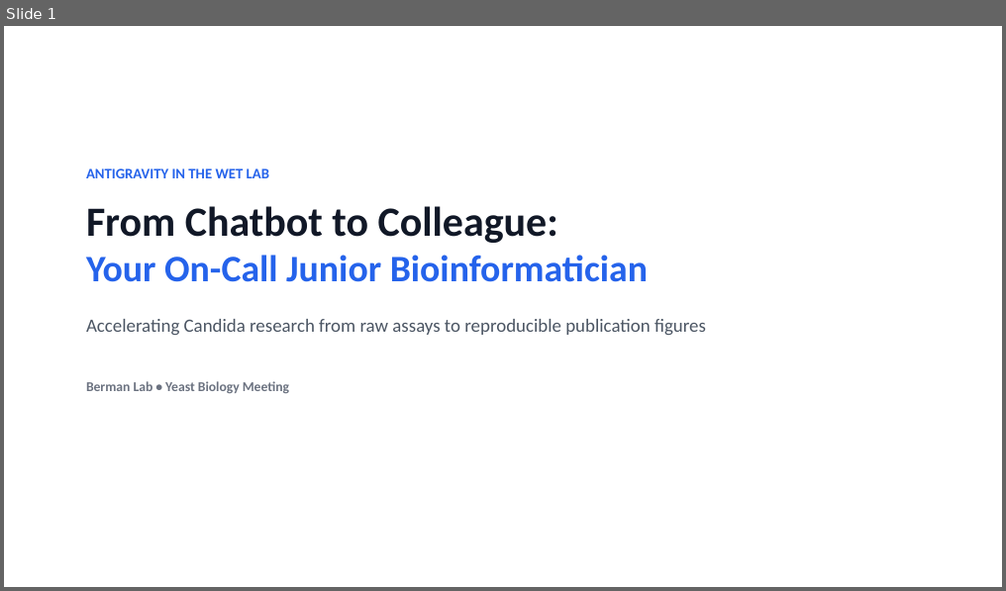
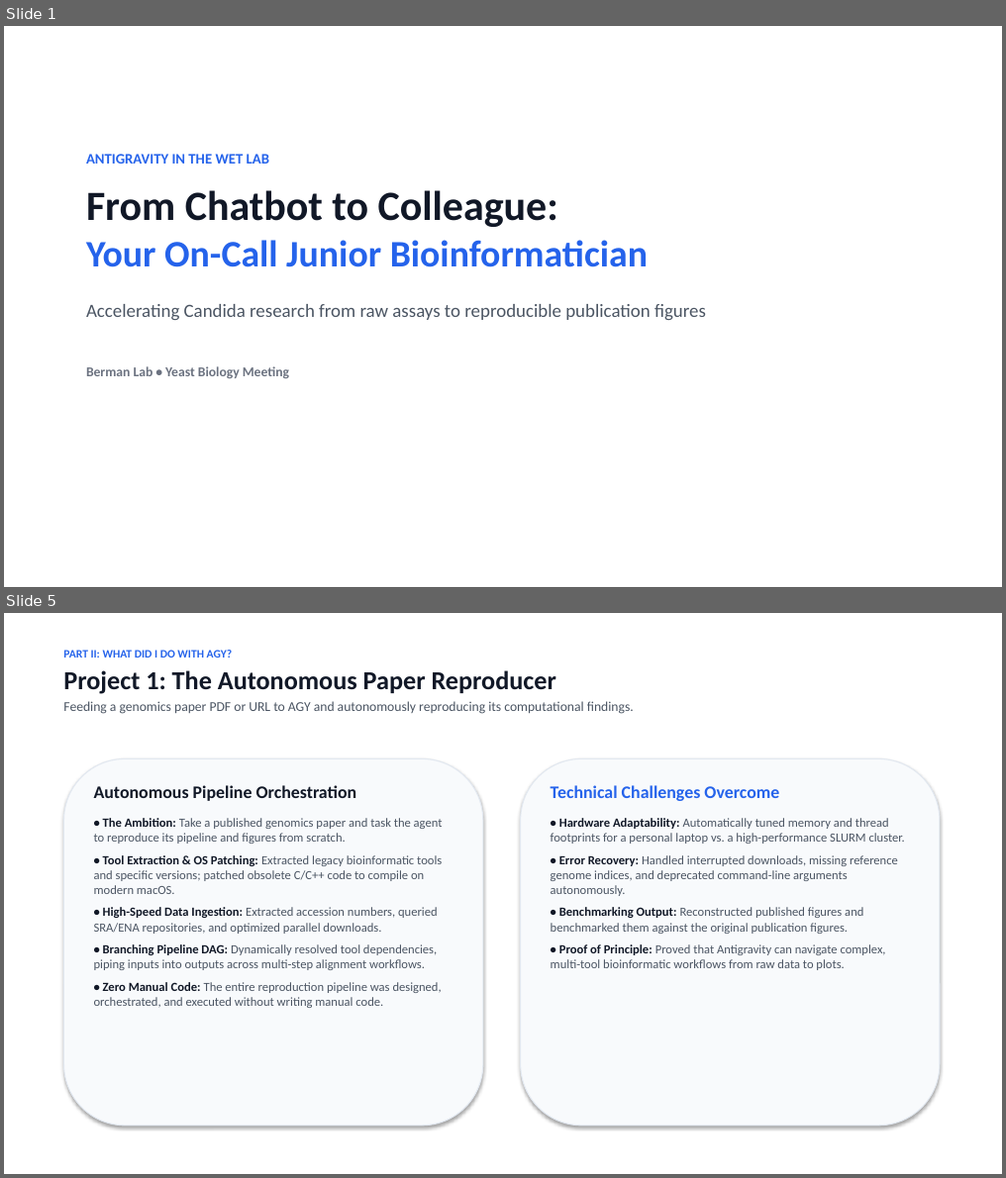
Before and after one commit to berman-lab/antigravity-intoduction-presentation, a slide deck: antigravity_lab_presentation.pptx. Shown one above the other, each under a label of ours: slide 1 before the commit, slides 1 and 5 after it; the slides between them are not shown. The pictures are 1006x591 and 1006x1178 pixels, drawn with LibreOffice and Linux fonts; fonts in the diff are those of the drawing. Boxes give left, top, right and bottom in pixels: in the first picture for what was removed or moved away, otherwise in the second. Text is boxed around its words. In the diff, an @@ line names an element or a change of style, - is before the commit and + after.

```diff
--- a/antigravity_lab_presentation.pptx
+++ b/antigravity_lab_presentation.pptx
@@ slide 5 added at (4, 613, 1002, 1174), background #FFFFFF @@
@@ text added at (63, 649, 634, 714), 13 pt, text #4B5563 @@
+PART II: WHAT DID I DO WITH AGY?
+Project 1: The Autonomous Paper Reproducer
+Feeding a genomics paper PDF or URL to AGY and autonomously reproducing its computational findings.
@@ rounded rectangle added at (63, 759, 483, 1126), fill #F8FAFC, outline #E2E8F0 1 pt @@
@@ rounded rectangle added at (521, 759, 940, 1126), fill #F8FAFC, outline #E2E8F0 1 pt @@
@@ text added at (94, 785, 443, 1008), 12 pt, text #4B5563 @@
+Autonomous Pipeline Orchestration
+• The Ambition: Take a published genomics paper and task the agent to reproduce its pipeline and figures from scratch.
+• Tool Extraction & OS Patching: Extracted legacy bioinformatic tools and specific versions; patched obsolete C/C++ code to compile on modern macOS.
+• High-Speed Data Ingestion: Extracted accession numbers, queried SRA/ENA repositories, and optimized parallel downloads.
+• Branching Pipeline DAG: Dynamically resolved tool dependencies, piping inputs into outputs across multi-step alignment workflows.
+• Zero Manual Code: The entire reproduction pipeline was designed, orchestrated, and executed without writing manual code.
@@ text added at (550, 785, 905, 970), 12 pt, text #4B5563 @@
+Technical Challenges Overcome
+• Hardware Adaptability: Automatically tuned memory and thread footprints for a personal laptop vs. a high-performance SLURM cluster.
+• Error Recovery: Handled interrupted downloads, missing reference genome indices, and deprecated command-line arguments autonomously.
+• Benchmarking Output: Reconstructed published figures and benchmarked them against the original publication figures.
+• Proof of Principle: Proved that Antigravity can navigate complex, multi-tool bioinformatic workflows from raw data to plots.
@@ slide 1 changed as well @@
@@ text "ANTIGRAVITY IN THE WET LAB": place and size @@
-text "ANTIGRAVITY IN THE WET LAB" at (86, 169, 706, 394)
+text "ANTIGRAVITY IN THE WET LAB" at (86, 154, 706, 379)
```
Also in this commit, not shown: 10 other slides changed, 16 other slides added, 7 slides removed, 1 other file.
